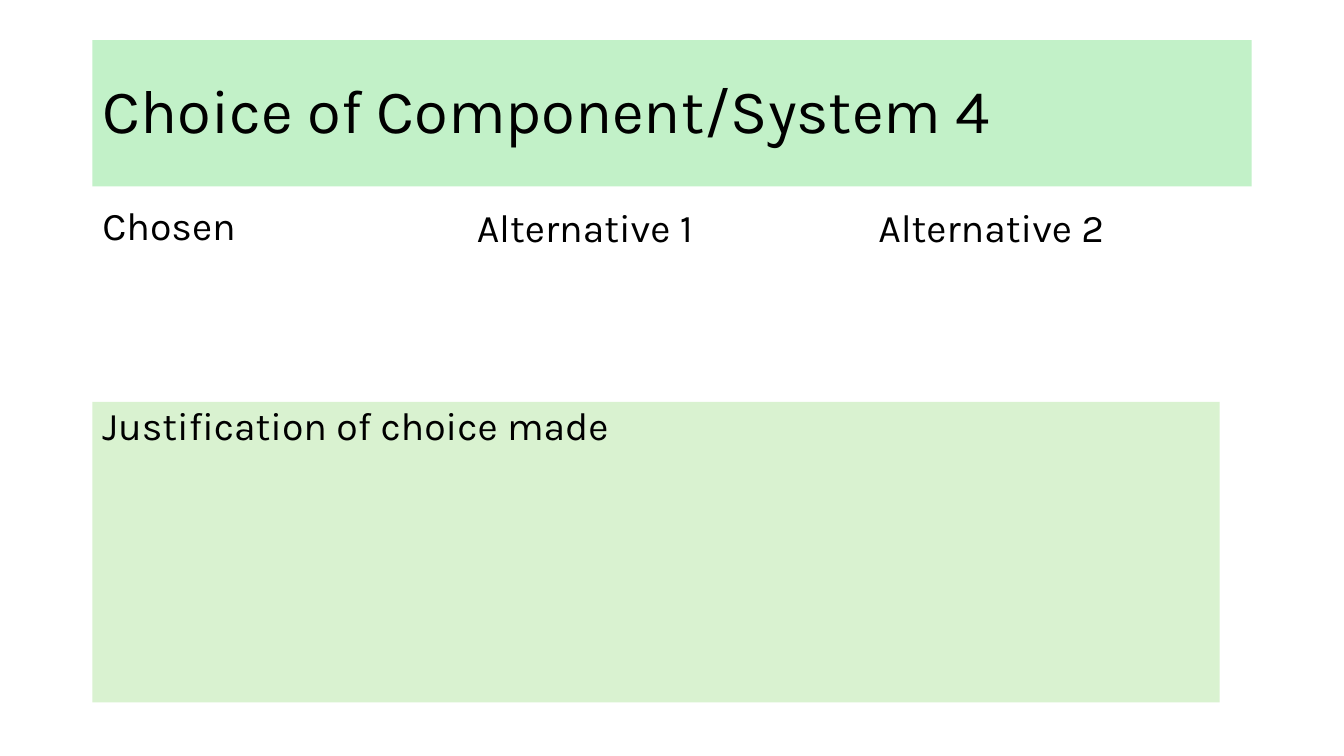
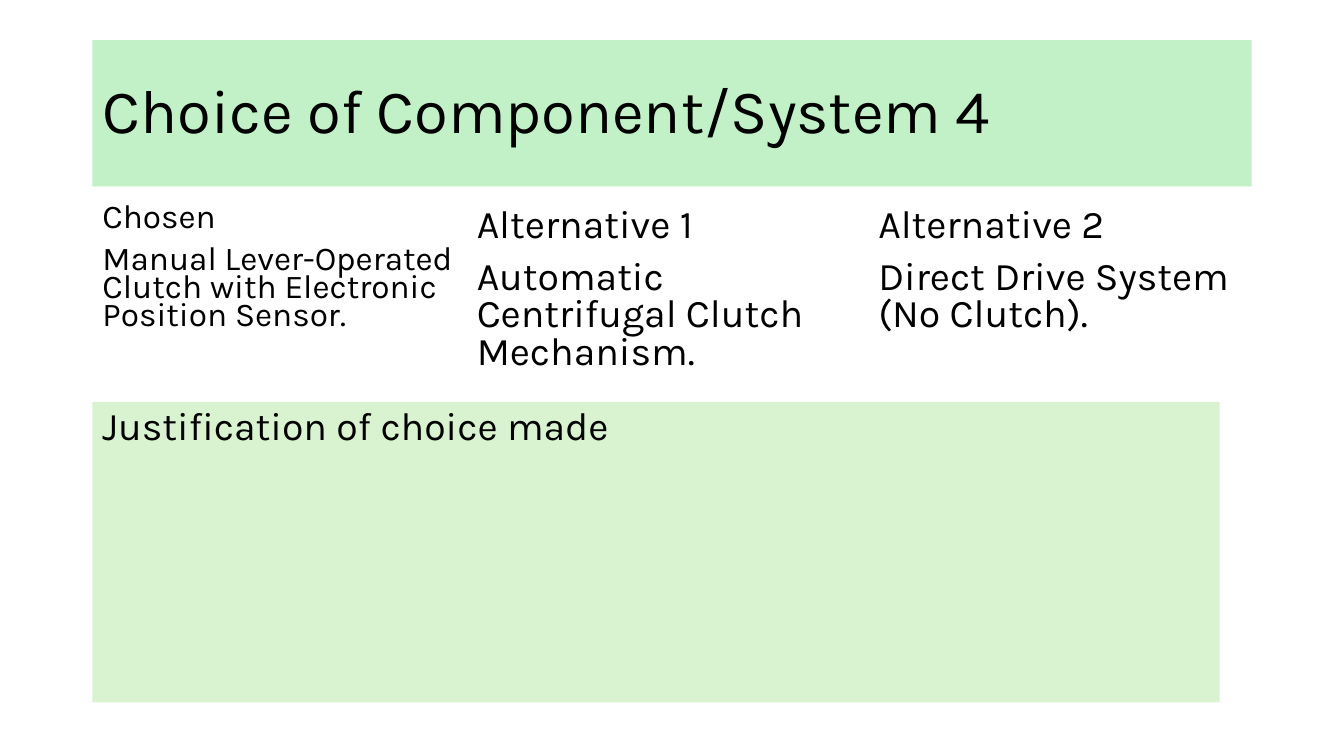
Before and after one commit to Heinrich70/Heinrich-13-Di-70cc-hybrid-pitbike, a slide deck: slide 19 of AS91904 Electronics Heinrich Venter.pptx. Drawn at 1344x756 pixels with LibreOffice and Linux fonts; fonts in the diff are those of the drawing. Boxes give left, top, right and bottom in pixels: in the first picture for what was removed or moved away, otherwise in the second. Text is boxed around its words. In the diff, an @@ line names an element or a change of style, - is before the commit and + after.

```diff
--- a/AS91904 Electronics Heinrich Venter.pptx
+++ b/AS91904 Electronics Heinrich Venter.pptx
@@ text at (102,205,215,229): size 28 to 23.8 pt in "Chosen"; line spacing 0.9 to 0.7 @@
@@ text at (477,211,693,239): line spacing 0.9 to 0.8 @@
@@ text at (878,211,1104,239): line spacing 0.9 to 0.8 @@
@@ text at (102,247,453,327): paragraph added @@
+Manual Lever-Operated Clutch with Electronic Position Sensor.
@@ text at (477,263,803,366): paragraph added @@
+Automatic Centrifugal Clutch Mechanism.
@@ text at (878,263,1229,332): paragraph added @@
+Direct Drive System (No Clutch).
```
Also in this commit, not shown: 7 other slides changed.
